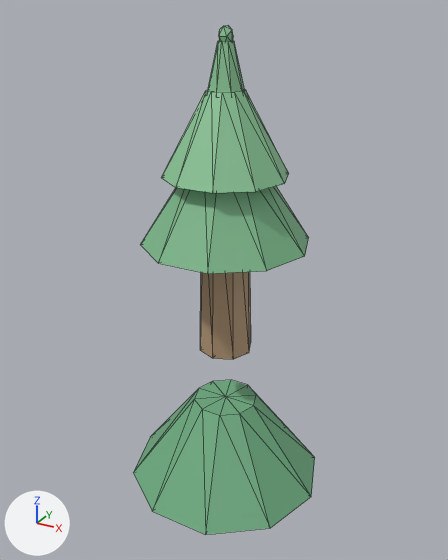
Renders of the glTF model public/studio/v2.15.0/d_pinetree/model.glb from each side of a commit.
Camera for both pictures: a camera (50 mm lens) standing at (3.38, -6.18, 6.5) and looking at (-0.06, 0.07, 3.38). Lighting does not change. The marker at lower left points along +X, +Y and +Z. The first picture is the older version. Mesh edges are drawn as thin lines. Where no turn or scale is listed for an object, it has been applied to the vertices.

In view in the first picture: 'part0', 'part1', 'part2', 'part3', 'part4', 'part5'.
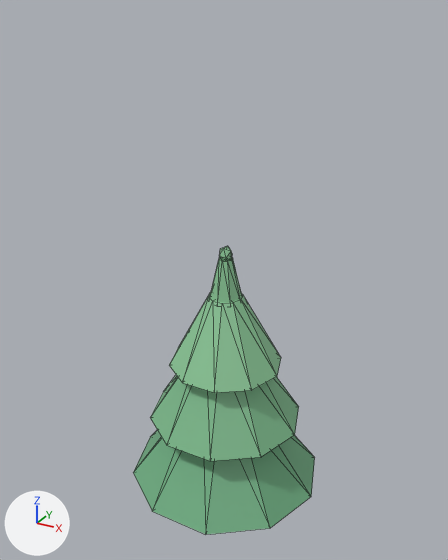
Where the change shows, as pixel boxes [x1, y1, x2, y2] in the pictures (448 x 560 px):
'part2', moved: before [141, 186, 309, 274]; after [150, 375, 299, 461]
'part3', moved: before [162, 90, 289, 193]; after [169, 292, 281, 393]
'part0', moved (not visible afterwards): before [200, 272, 251, 359]
'part4', moved: before [208, 41, 244, 92]; after [210, 257, 241, 303]
'part5', moved: before [219, 26, 233, 41]; after [219, 246, 232, 261]

Diff of the bpy script that builds the scene:
```diff
--- a/public/studio/v2.15.0/d_pinetree/model.glb.py
+++ b/public/studio/v2.15.0/d_pinetree/model.glb.py
@@ me_geometry_0 @@
 # used by ob_part0; location = (0.0, 0.0, 0.0)
-me_geometry_0.from_pydata(...)  # 18 vertices, 32 faces; spans x -0.34..0.34, y -0.34..0.34, z 2.48..5.08
+me_geometry_0.from_pydata(...)  # 18 vertices, 32 faces; spans x -0.34..0.34, y -0.34..0.34, z 0.0..2.6
+# me_geometry_0 part 1: the whole mesh is moved by (0.0, 0.0, -2.48)
 me_geometry_0.materials.append(mat_defaultmaterial)
@@ me_geometry_2 @@
 # used by ob_part2; location = (0.0, 0.0, 0.0)
-me_geometry_2.from_pydata(...)  # 22 vertices, 40 faces; spans x -1.02..1.02, y -0.97..0.97, z 3.93..4.98
+me_geometry_2.from_pydata(...)  # 22 vertices, 40 faces; spans x -1.02..1.02, y -0.97..0.97, z 1.45..2.5
+# me_geometry_2 part 2: the whole mesh is moved by (0.0, 0.0, -2.48)
 me_geometry_2.materials.append(mat_defaultmaterial_002)
@@ me_geometry_3 @@
 # used by ob_part3; location = (0.0, 0.0, 0.0)
-me_geometry_3.from_pydata(...)  # 22 vertices, 40 faces; spans x -0.74..0.74, y -0.704..0.704, z 4.726..5.676
+me_geometry_3.from_pydata(...)  # 22 vertices, 40 faces; spans x -0.74..0.74, y -0.704..0.704, z 2.25..3.2
+# me_geometry_3 part 3: the whole mesh is moved by (0.0, 0.0, -2.476)
 me_geometry_3.materials.append(mat_defaultmaterial_003)
@@ me_geometry_4 @@
 # used by ob_part4; location = (0.0, 0.0, 0.0)
-me_geometry_4.from_pydata(...)  # 18 vertices, 32 faces; spans x -0.22..0.22, y -0.22..0.22, z 5.626..6.176
+me_geometry_4.from_pydata(...)  # 18 vertices, 32 faces; spans x -0.22..0.22, y -0.22..0.22, z 3.15..3.7
+# me_geometry_4 part 4: the whole mesh is moved by (0.0, 0.0, -2.476)
 me_geometry_4.materials.append(mat_defaultmaterial_004)
@@ me_geometry_5 @@
 # used by ob_part5; location = (0.0, 0.0, 0.0)
-me_geometry_5.from_pydata(...)  # 12 vertices, 20 faces; spans x -0.077..0.077, y -0.077..0.077, z 6.124..6.328
+me_geometry_5.from_pydata(...)  # 12 vertices, 20 faces; spans x -0.077..0.077, y -0.077..0.077, z 3.648..3.852
+# me_geometry_5 part 5: the whole mesh is moved by (0.0, 0.0, -2.476)
 me_geometry_5.materials.append(mat_defaultmaterial_005)
```
